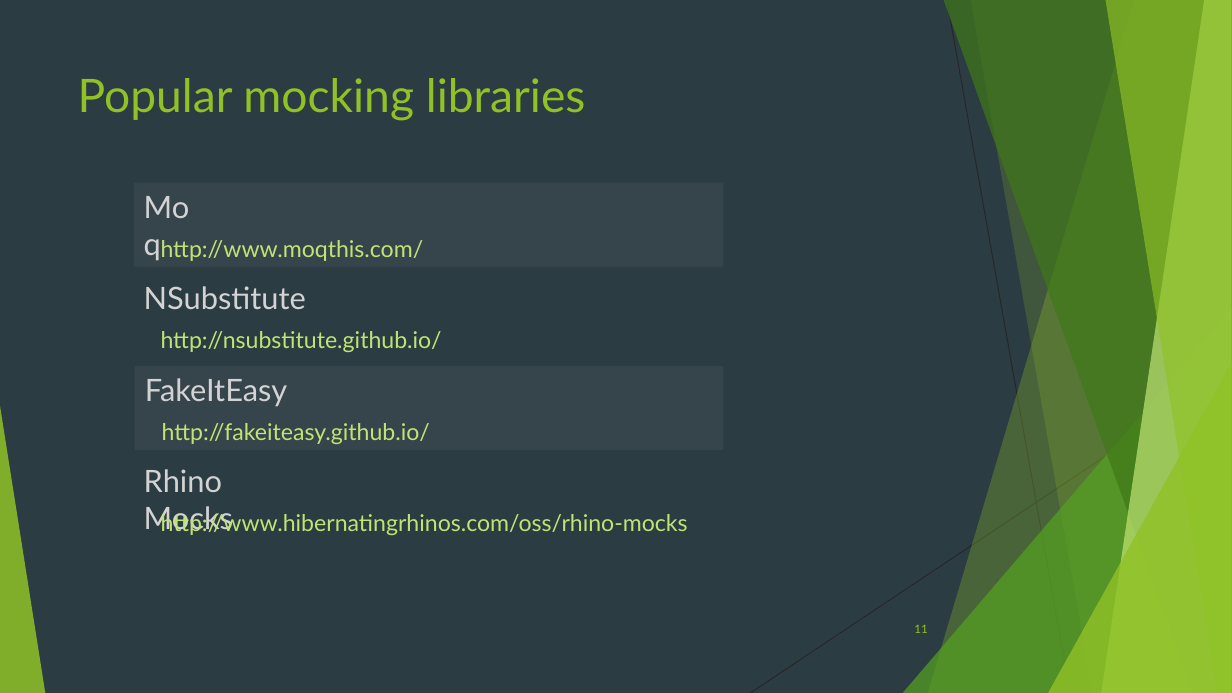
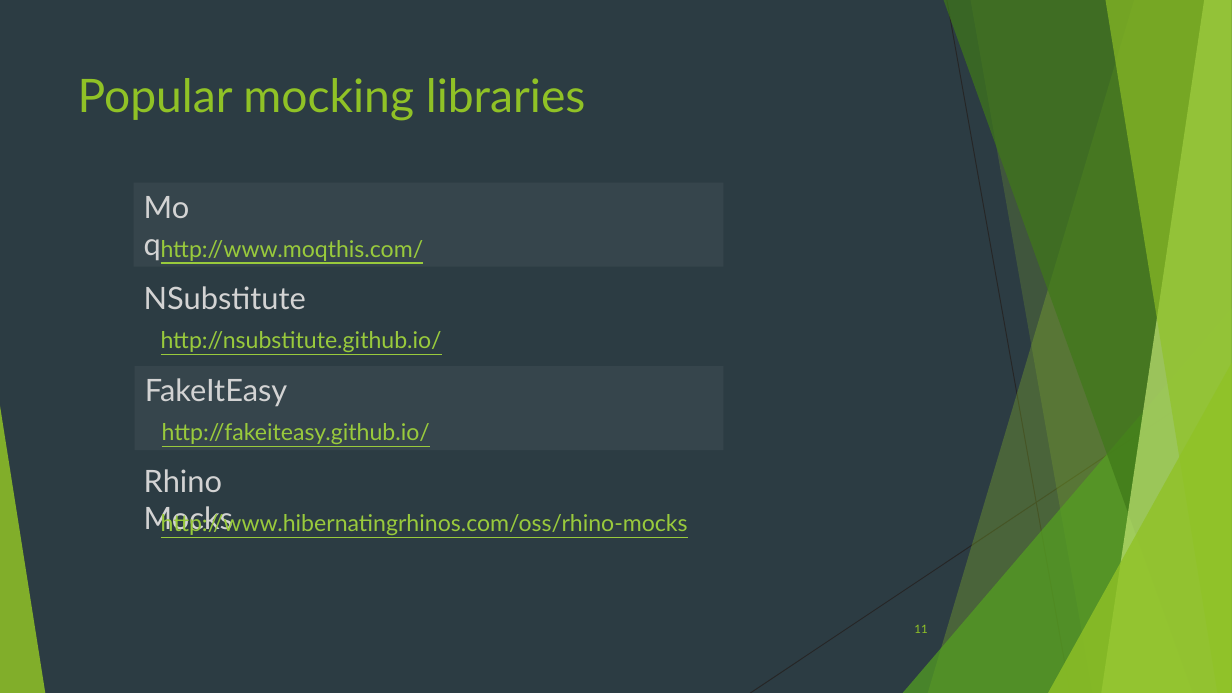
Before and after one commit to lionvs/NET_CodeTesting, a slide deck: slide 11 of Presentation.pptx. Drawn at 1232x693 pixels with LibreOffice and Linux fonts; fonts in the diff are those of the drawing. Boxes give left, top, right and bottom in pixels: in the first picture for what was removed or moved away, otherwise in the second. Text is boxed around its words. In the diff, an @@ line names an element or a change of style, - is before the commit and + after.

```diff
--- a/Presentation.pptx
+++ b/Presentation.pptx
@@ text colour #C0E474 to #99CA3C, underline on in 4 elements at (x1=161, y1=240, x2=424, y2=261), (x1=161, y1=331, x2=442, y2=352), (x1=162, y1=423, x2=430, y2=444), (x1=161, y1=511, x2=688, y2=535) @@
```
Also in this commit, not shown: 4 other slides changed, 1 slide added.
